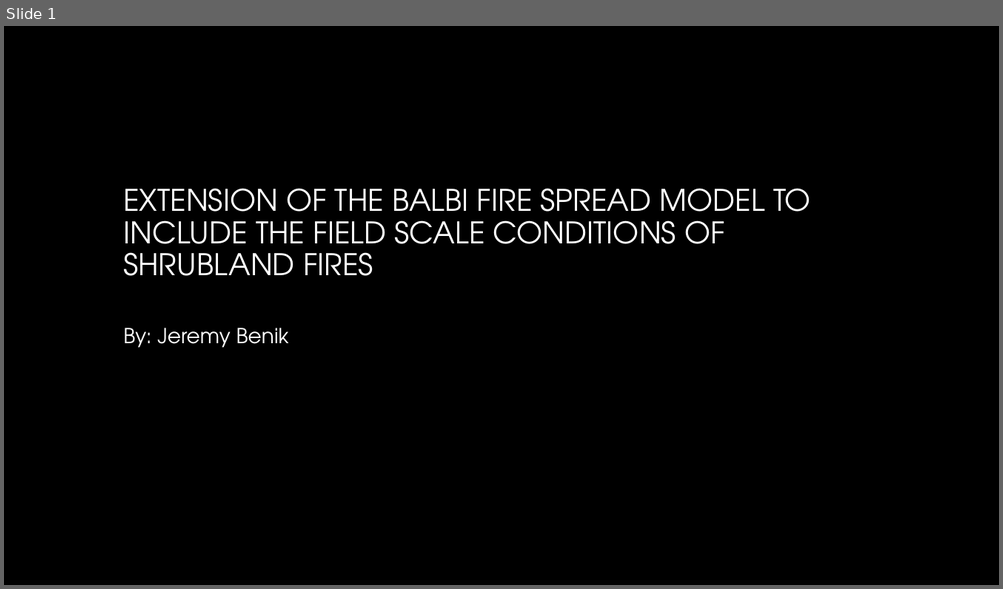
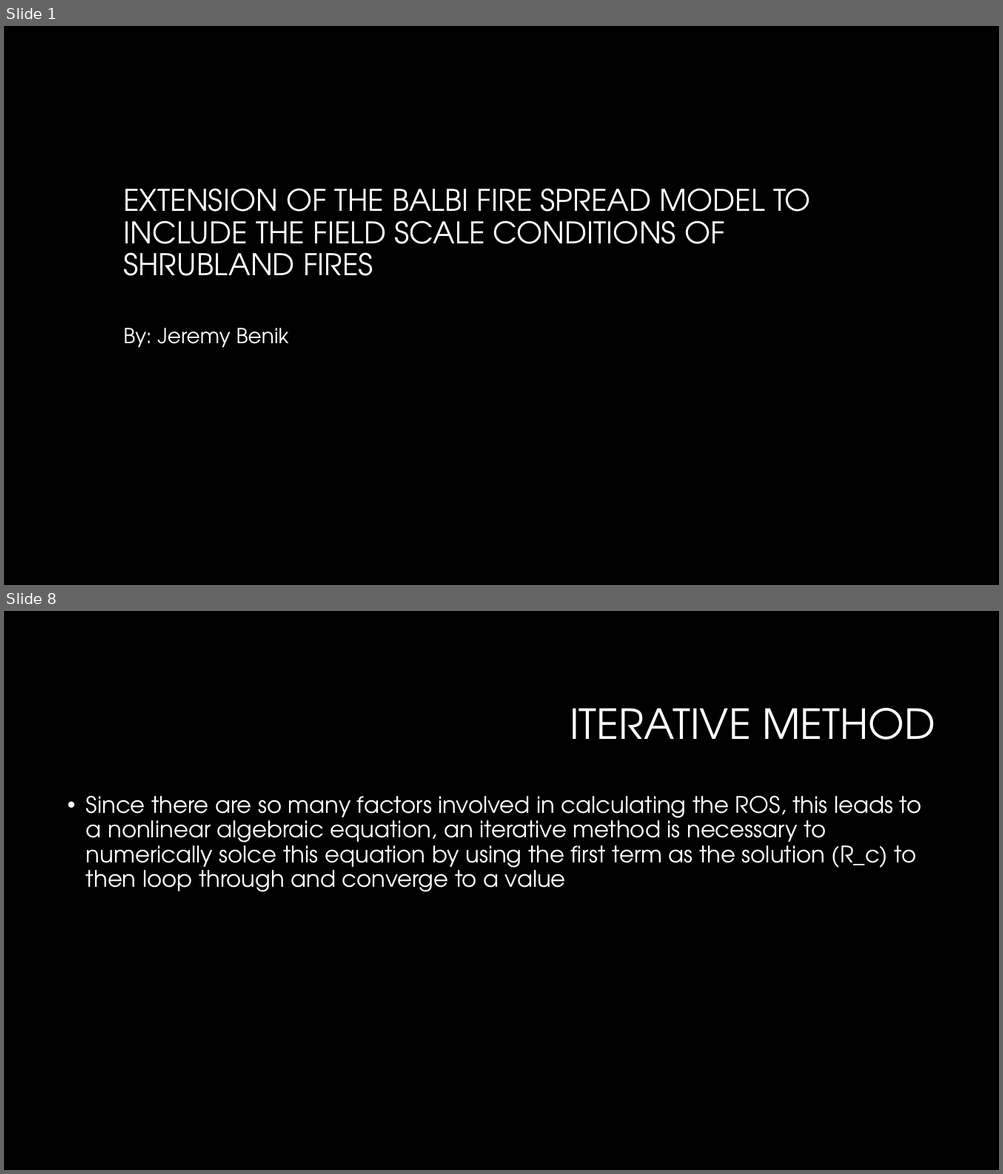
Before and after one commit to Jeremy-Benik/Meeting_Notes, a slide deck: Presentations/Balbi_2022_presentation.pptx. Shown one above the other, each under a label of ours: slide 1 before the commit, slides 1 and 8 after it; the slides between them are not shown. The pictures are 1003x589 and 1003x1174 pixels, drawn with LibreOffice and Linux fonts; fonts in the diff are those of the drawing; background and template pictures are left out. Boxes give left, top, right and bottom in pixels: in the first picture for what was removed or moved away, otherwise in the second. Text is boxed around its words. In the diff, an @@ line names an element or a change of style, - is before the commit and + after.

Commit message:
updating adjustment factors powerpoint and adding in balbi powerpoint

```diff
--- a/Presentations/Balbi_2022_presentation.pptx
+++ b/Presentations/Balbi_2022_presentation.pptx
@@ slide 8 added at <box>4,611,999,1170</box>, background #000000 @@
@@ title added at <box>569,708,936,740</box>, 40 pt, text #FFFFFF @@
+ITERATIVE METHOD
@@ text added at <box>86,796,922,892</box>, 22 pt, text #FFFFFF @@
+• Since there are so many factors involved in calculating the ROS, this leads to a nonlinear algebraic equation, an iterative method is necessary to numerically solce this equation by using the first term as the solution (R_c) to then loop through and converge to a value
```
Also in this commit, not shown: 11 other slides added, 1 other file.
